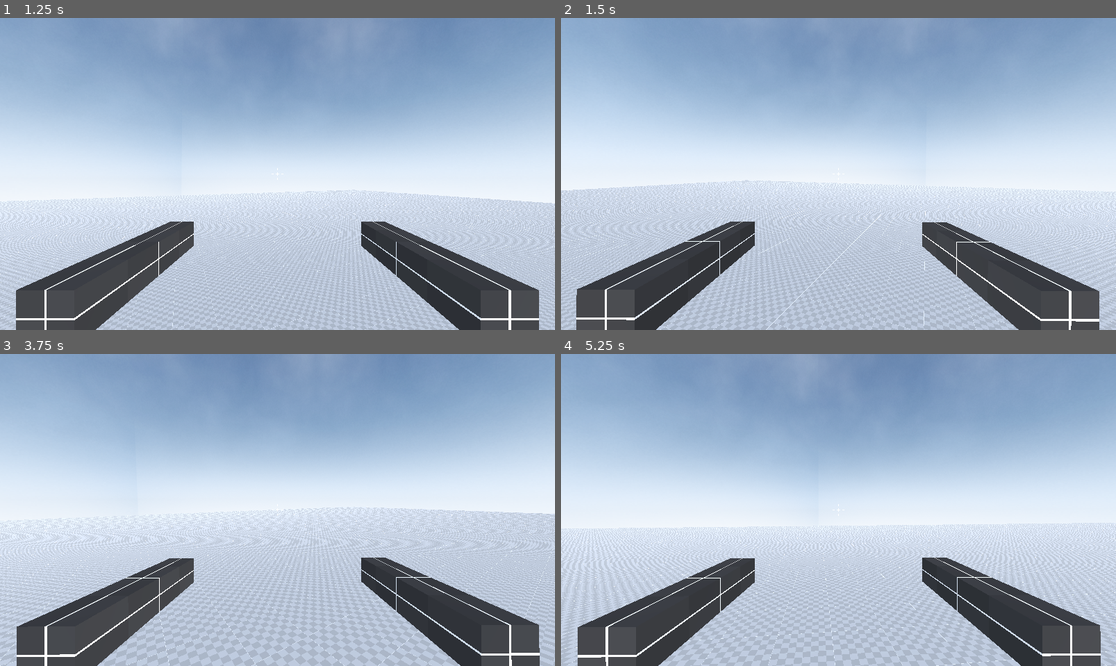
Above: before the commit, frames 1-4 (two rows, left to right).
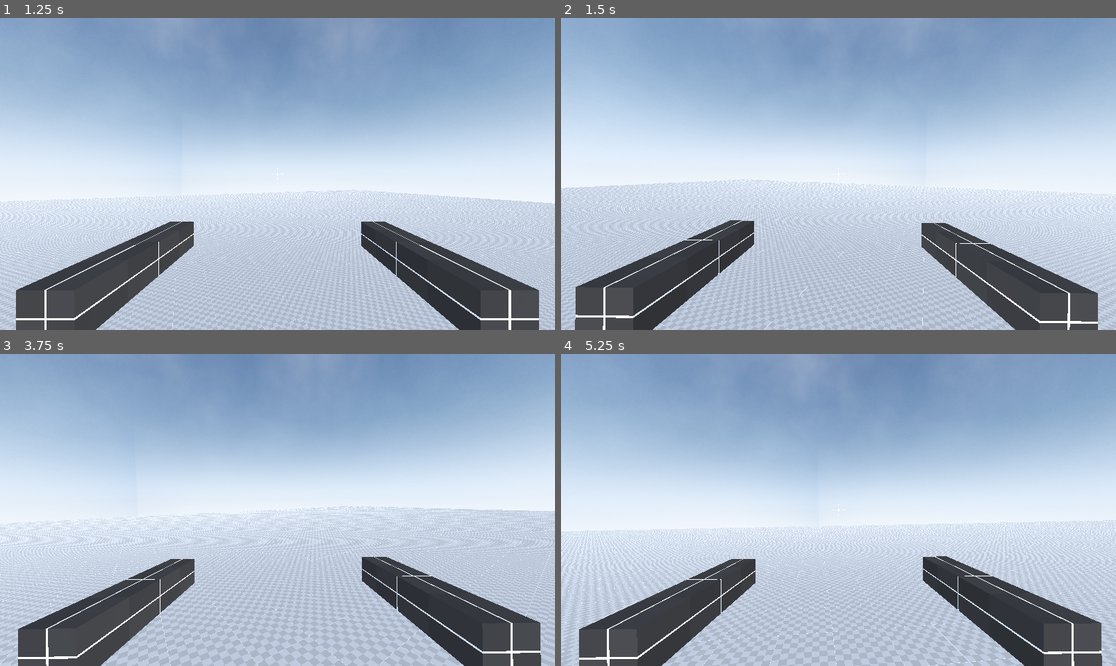
Above: after the commit, the same moments.

Repository: Emaleth/Anathema_old
Game: Godot game, scene res://world.tscn
The game is run twice, just before and just after one commit, with the same random seed, the same clock (stepped at 60 frames per second) and the same inputs.
Inputs (mouse positions are in pixels of both pictures, inside the frame that each line leads up to):
- Up to frame 1 (1.25 s): move the mouse to (305, 174) at 0.52 s; hold W (move_forward) from 0.53 s (still down); hold C (crouch) from 0.53 s (still down); click (305, 174) at 0.67 s; tap Space (jump) at 0.77 s
- Up to frame 2 (1.5 s): keep holding W (move_forward); move the mouse to (810, 174) at 1.27 s; release C (crouch) at 1.28 s; click (810, 174) at 1.35 s
- Up to frame 3 (3.75 s): keep holding W (move_forward); tap Space (jump) at 1.52, 3.02 s; move the mouse to (288, 503) at 2.02 s; right-click (288, 503) at 2.1 s; click (288, 503) at 2.17 s; move the mouse to (271, 516) at 2.77 s; tap Shift (sprint) at 2.85 s; click (271, 516) at 2.92 s; move the mouse to (316, 513) at 3.52 s; hold C (crouch) from 3.53 s (still down); click (316, 513) at 3.67 s
- Up to frame 4 (5.25 s): keep holding W (move_forward); tap Space (jump) at 3.77, 4.52 s; move the mouse to (794, 506) at 4.27 s; release C (crouch) at 4.28 s; click (794, 506) at 4.35 s; move the mouse to (844, 510) at 5.02 s; right-click (844, 510) at 5.1 s; click (844, 510) at 5.17 s

Frame 1 is identical in both runs. In frame 2, 8.1% of the frame differs, in the area x 0-100%, y 51-100%; in frame 3, 7.8%; in frame 4, 8.3%, in the area x 0-100%, y 53-100%.

Commit message:
modified:   source/actors/player/player.gd

Diff:
--- a/source/actors/player/player.gd
+++ b/source/actors/player/player.gd
@@ -7,8 +7,7 @@
 const JUMP_VELOCITY = 4.5
 const STANDING_HEAD_HEIGHT := 1.55
 const CROUCHING_HEAD_HEIGHT := 1.0
-const HEAD_TILT_MOUSE_DEGREES := 25.0
-const HEAD_TILT_STRIFE_DEGREES := 5.0
+const HEAD_TILT_DEGREES := 25.0
 const JUMP_GRACE_PERIOD := 1.0
 const STEP_LENGHT := 1.5
 
@@ -21,7 +20,6 @@
 var gravity : float = ProjectSettings.get_setting("physics/3d/default_gravity")
 var last_step_position := Vector2.ZERO
 var weapon_sway_amount := 3.0
-var input_dir := Vector2.ZERO
 var jumped := false
 
 var footstep_sounds := [
@@ -123,7 +121,7 @@
 
 func get_direction():
 	direction = Vector3.ZERO
-	input_dir = Vector2.ZERO
+	var input_dir := Vector2.ZERO
 	input_dir = Input.get_vector("move_left", "move_right", "move_forward", "move_backward")
 	direction = (transform.basis * Vector3(input_dir.x, 0, input_dir.y)).normalized()
 
@@ -188,10 +186,6 @@
 
 func tilt_head():
 	var head_tilt := 0.0
-	var head_tilt_strife := 0.0
 	if abs(mouse_motion_event_relative_x / viewport_size.x) > head_tilt_deadzone:
 		head_tilt = -mouse_motion_event_relative_x
-	if input_dir.x != 0.0:
-		head_tilt_strife = -input_dir.x
-	camera.rotation_degrees.z = lerp(camera.rotation_degrees.z, HEAD_TILT_MOUSE_DEGREES * sign(head_tilt), 0.1)
-	camera.rotation_degrees.z = lerp(camera.rotation_degrees.z, HEAD_TILT_STRIFE_DEGREES * sign(head_tilt_strife), 0.1)
+	camera.rotation_degrees.z = lerp(camera.rotation_degrees.z, HEAD_TILT_DEGREES * sign(head_tilt), 0.1)
